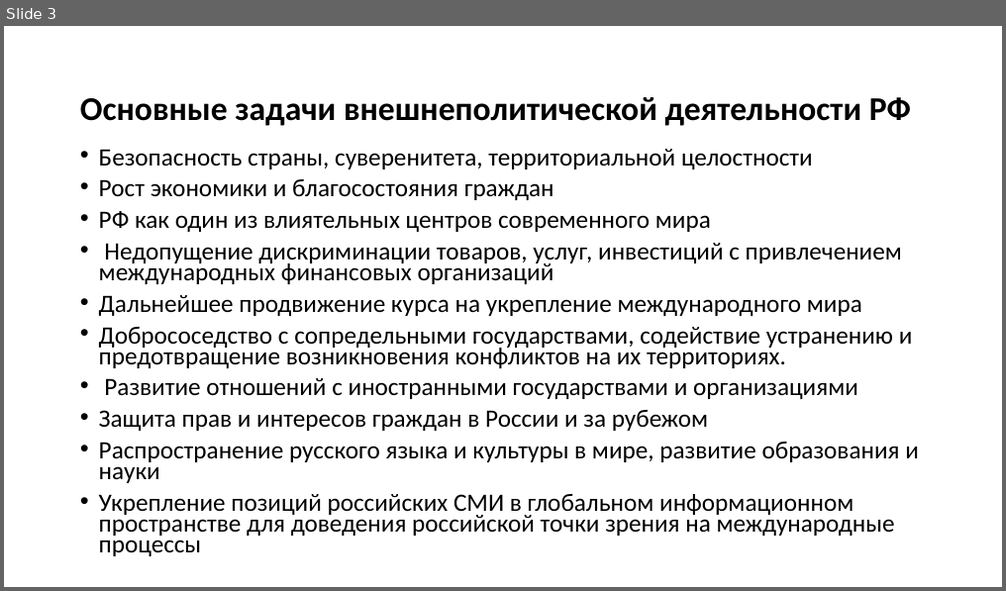
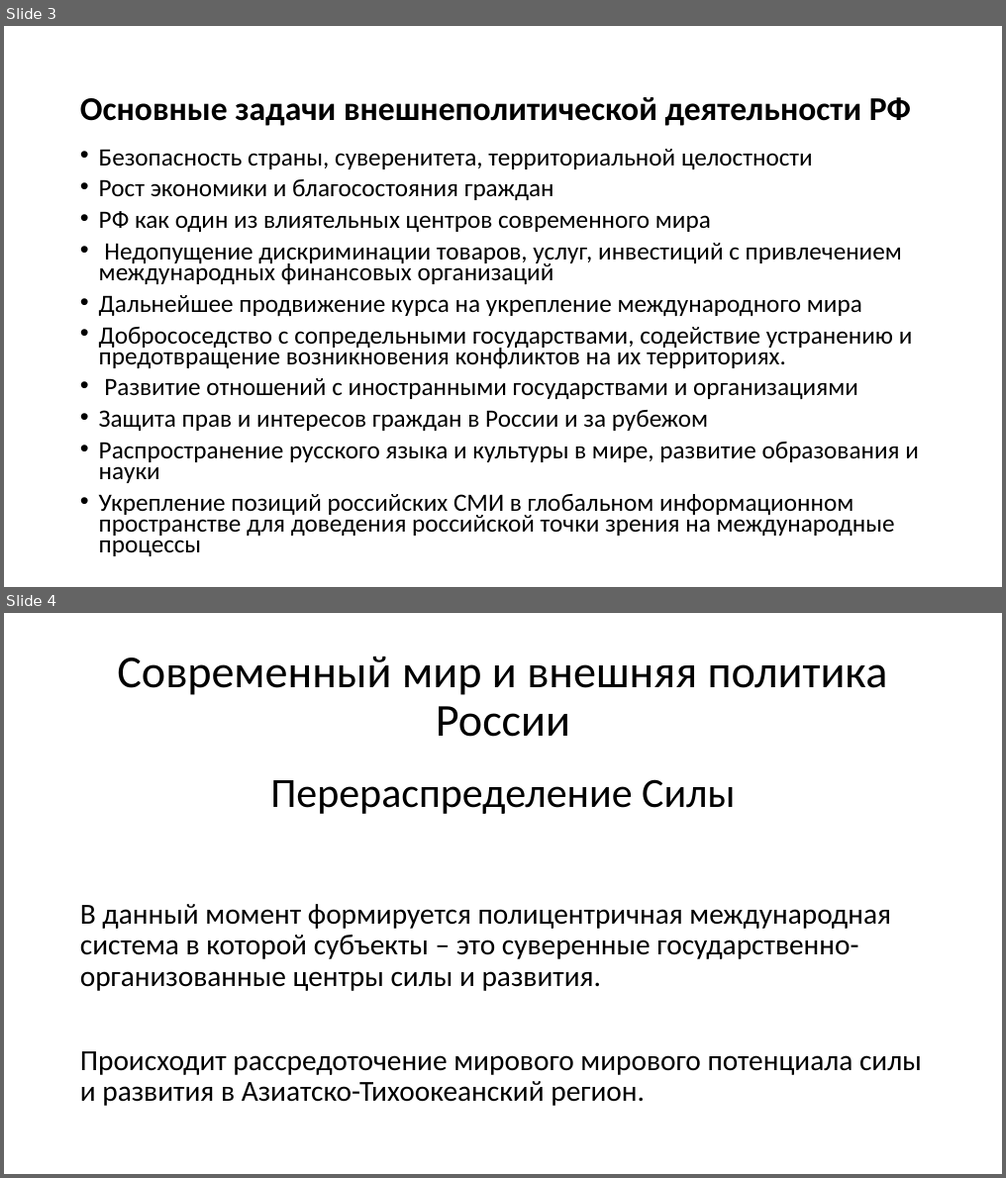
Before and after one commit to MrMorello/My_python_repo, a slide deck: КОНЦЕПЦИЯ.pptx. Shown one above the other, each under a label of ours: slide 3 before the commit, slides 3 and 4 after it. The pictures are 1006x591 and 1006x1178 pixels, drawn with LibreOffice and Linux fonts; fonts in the diff are those of the drawing. Boxes give left, top, right and bottom in pixels: in the first picture for what was removed or moved away, otherwise in the second. Text is boxed around its words. In the diff, an @@ line names an element or a change of style, - is before the commit and + after.

```diff
--- a/КОНЦЕПЦИЯ.pptx
+++ b/КОНЦЕПЦИЯ.pptx
@@ slide 4 added at [4,613,1002,1174], background #FFFFFF @@
@@ title added at [117,656,888,737], 44 pt, text #000000 @@
+Современный мир и внешняя политика России
@@ text added at [270,779,735,814], 40 pt, text #000000 @@
+Перераспределение Силы
@@ text added at [80,904,922,1106], 28 pt, text #000000 @@
+В данный момент формируется полицентричная международная система в которой субъекты – это суверенные государственно-организованные центры силы и развития.
+Происходит рассредоточение мирового мирового потенциала силы и развития в Азиатско-Тихоокеанский регион.
```
Also in this commit, not shown: 3 other slides added, 1 slide removed.
